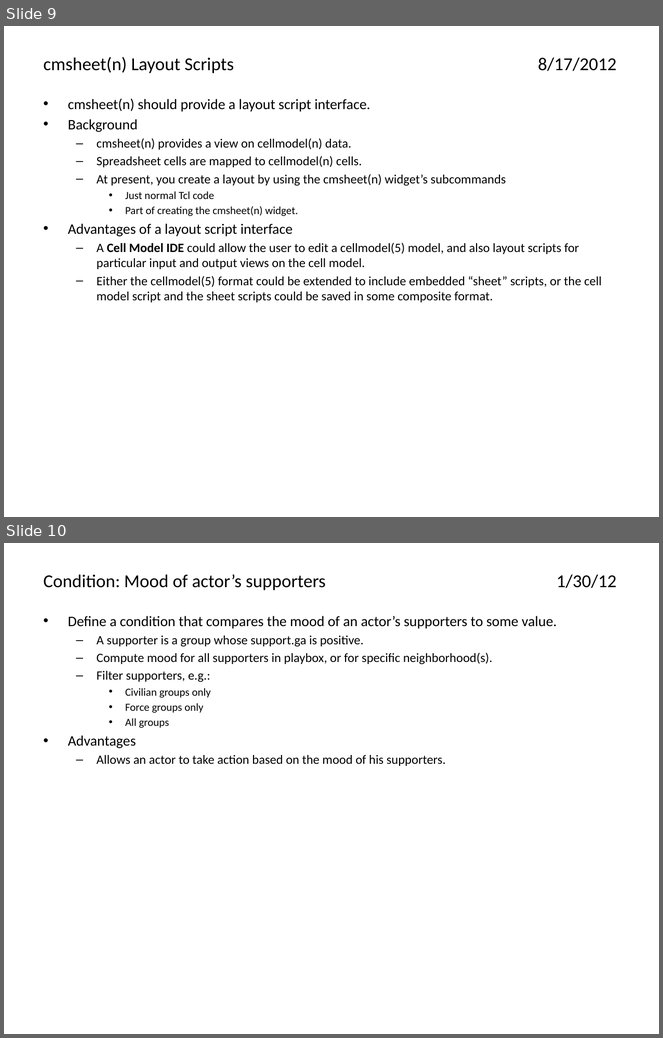
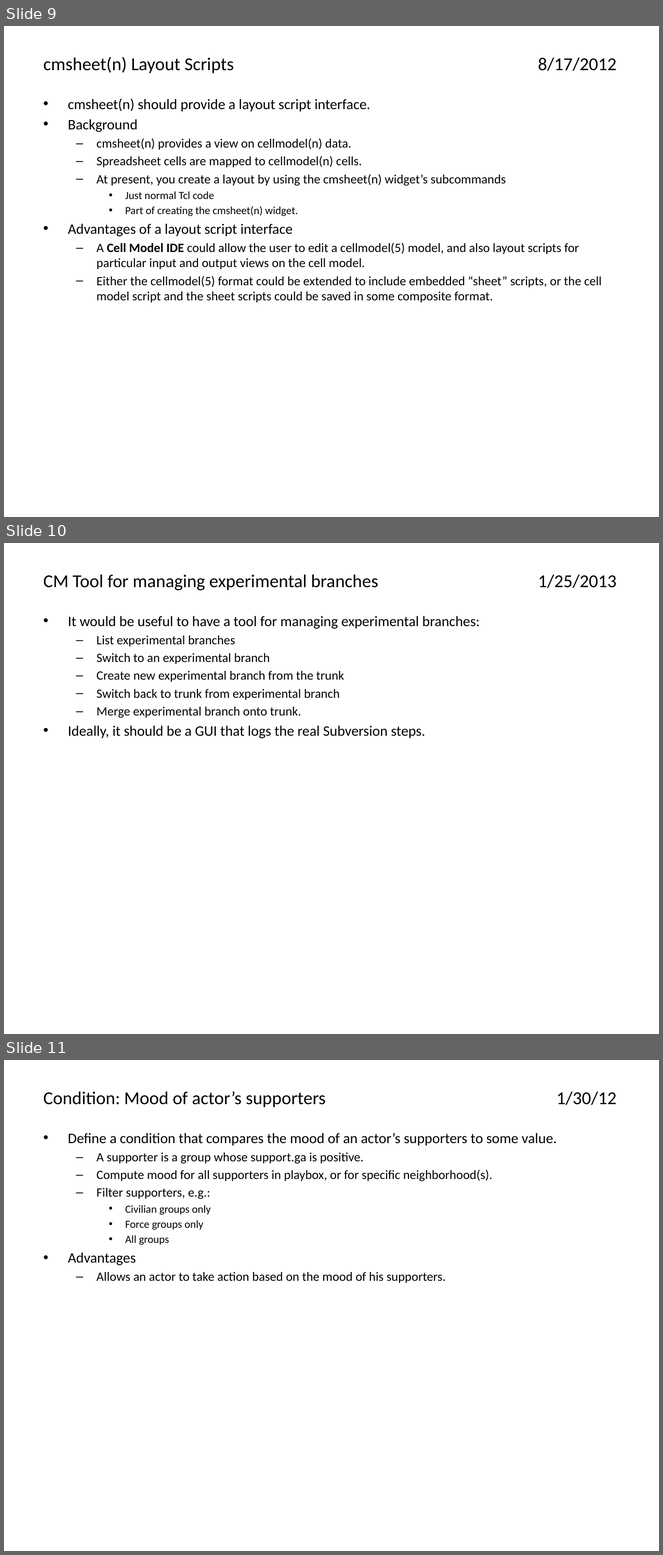
Before and after one commit to AthenaModel/athena-legacy, a slide deck: docs/dev/ideas.pptx. Shown one above the other, each under a label of ours: slides 9 and 10 before the commit, slides 9, 10 and 11 after it. The pictures are 663x1038 and 663x1555 pixels, drawn with LibreOffice and Linux fonts; fonts in the diff are those of the drawing. Boxes give left, top, right and bottom in pixels: in the first picture for what was removed or moved away, otherwise in the second. Text is boxed around its words. In the diff, an @@ line names an element or a change of style, - is before the commit and + after.

```diff
--- a/docs/dev/ideas.pptx
+++ b/docs/dev/ideas.pptx
@@ slide 10 added at box(4, 543, 659, 1034), background #FFFFFF @@
@@ title added at box(44, 574, 617, 590), 20 pt, text #000000 @@
+CM Tool for managing experimental branches 1/25/2013
@@ text added at box(68, 616, 480, 739), 14 pt, text #000000 @@
+• It would be useful to have a tool for managing experimental branches:
+  – List experimental branches
+  – Switch to an experimental branch
+  – Create new experimental branch from the trunk
+  – Switch back to trunk from experimental branch
+  – Merge experimental branch onto trunk.
+• Ideally, it should be a GUI that logs the real Subversion steps.
@@ what was slide 10 is now slide 11 @@
```
Also in this commit, not shown: 3 slides changed, 7 other slides added, 2 slides removed.
